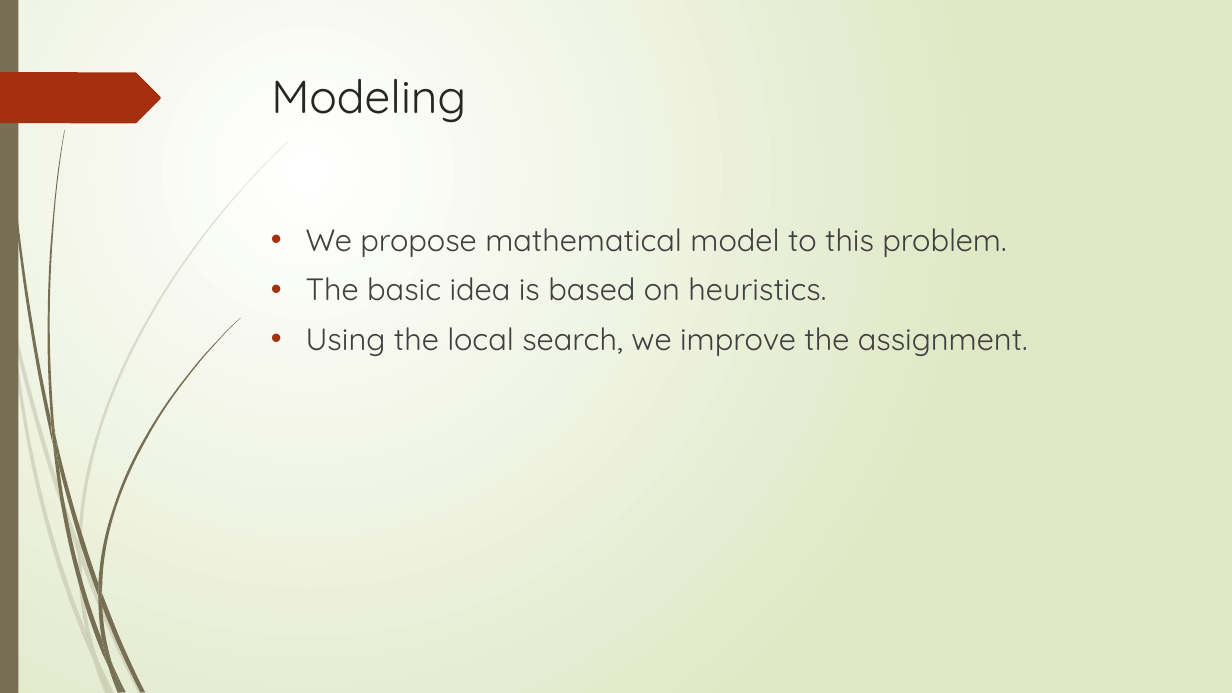
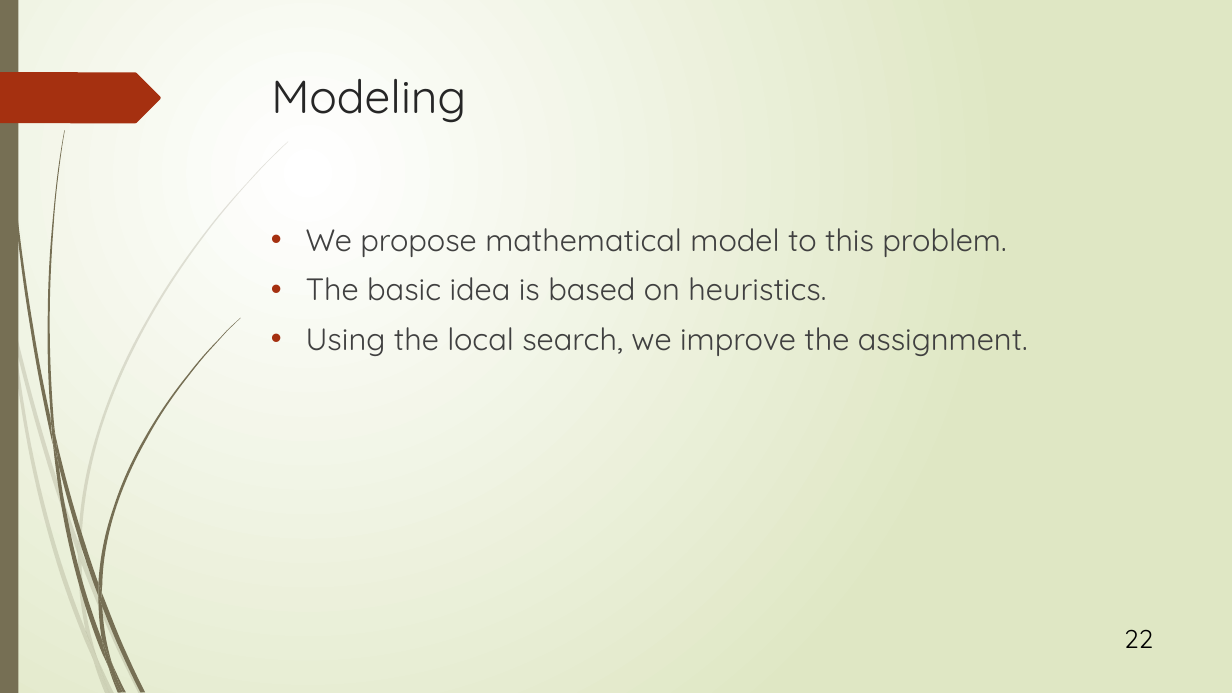
Before and after one commit to r-kurosu/kline_new, a slide deck: slide 22 of 竹田.pptx. Drawn at 1232x693 pixels with LibreOffice and Linux fonts; fonts in the diff are those of the drawing. Boxes give left, top, right and bottom in pixels: in the first picture for what was removed or moved away, otherwise in the second. Text is boxed around its words. In the diff, an @@ line names an element or a change of style, - is before the commit and + after.

```diff
--- a/竹田.pptx
+++ b/竹田.pptx
@@ page number added at (1124,629,1153,648), 20 pt, text #000000 @@
+22
```
Also in this commit, not shown: 64 other slides changed.
